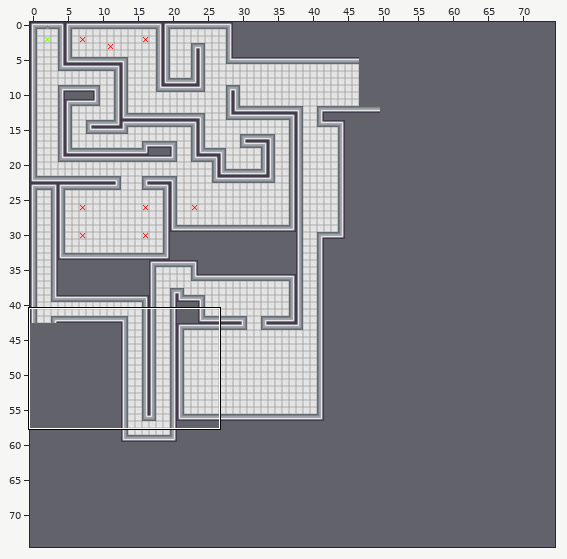
Tiled map -- maps/Map2.tmx. The first picture is a wide view before the edit; the outline marks the close-up.
Close-up. Before:
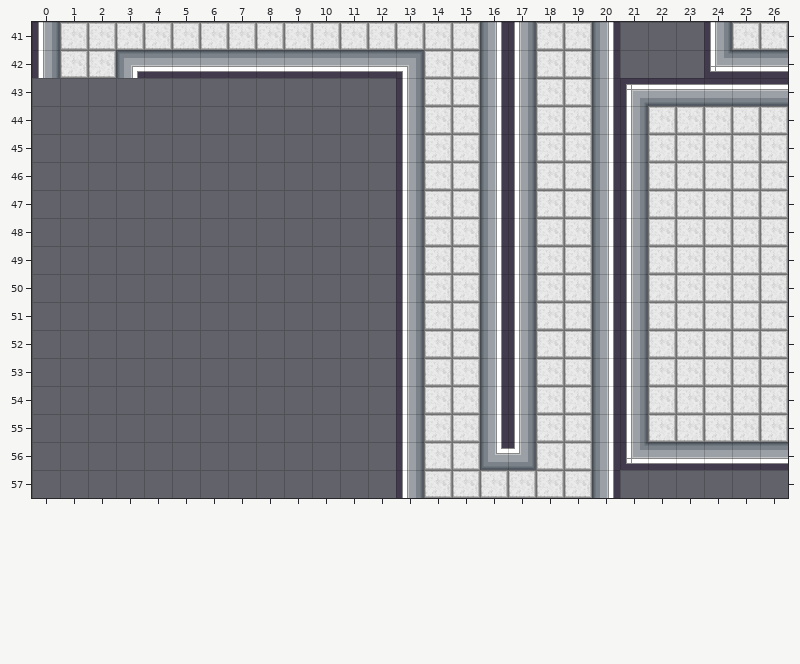
Cells are 32x32 px. Shown: x 0..26, y 41..57. The commit also changed other parts of the map, which this record leaves out.
New version:
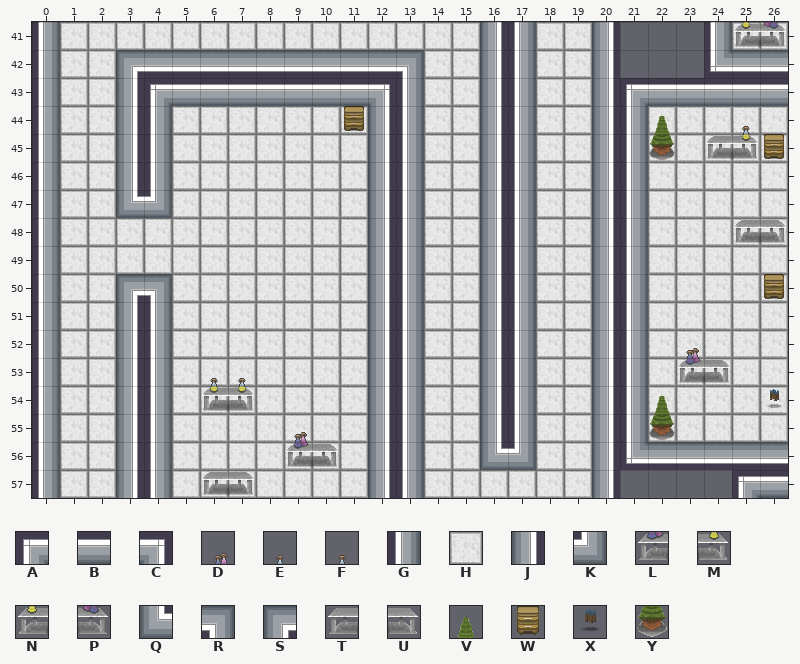
Key: from "Tilemap": A 0, B 1, C 2, D 4, E 5, F 6, G 8, H 9, J 10, K 11, L 12, M 13, N 14, P 15, Q 19, R 20, S 21, T 22, U 23, V 32, W 33, X 39, Y 40.
_ is an empty cell.
Tiles of an added or newly shown layer are drawn over the layers below it.
Diff:
Changed rows in their new state; . is an unchanged cell.
Layer "Walls":
first column x 0:
43 G..JABBBBBBBC..............
44 G..JG.......J..............
45 G..JG.......J..............
46 G..JG.......J..............
47 G..QK.......J..............
48 G...........J..............
49 G...........J..............
50 G..SR.......J..............
51 G..JG.......J..............
52 G..JG.......J..............
53 G..JG.......J..............
54 G..JG.......J..............
55 G..JG.......J..............
56 G..JG.......J..............
57 G..JG.......J............AB
Layer "Floor":
first column x 1:
43 HH.........
44 HH..HHHHHHH
45 HH..HHHHHHH
46 HH..HHHHHHH
47 HH..HHHHHHH
48 HHHHHHHHHHH
49 HHHHHHHHHHH
50 HH..HHHHHHH
51 HH..HHHHHHH
52 HH..HHHHHHH
53 HH..HHHHHHH
54 HH..HHHHHHH
55 HH..HHHHHHH
56 HH..HHHHHHH
57 HH..HHHHHHH
Layer "Collidable Assets" (added):
first column x 6:
41 ...................NP
44 .....W..........V..E.
45 ................Y.TMW
48 ...................TU
50 ....................W
52 .................D...
53 FE...............LU..
54 NM..............V....
55 ...D............Y....
56 ...LU................
57 TU...................
Layer "Pickables" (added):
first column x 26:
54 X
